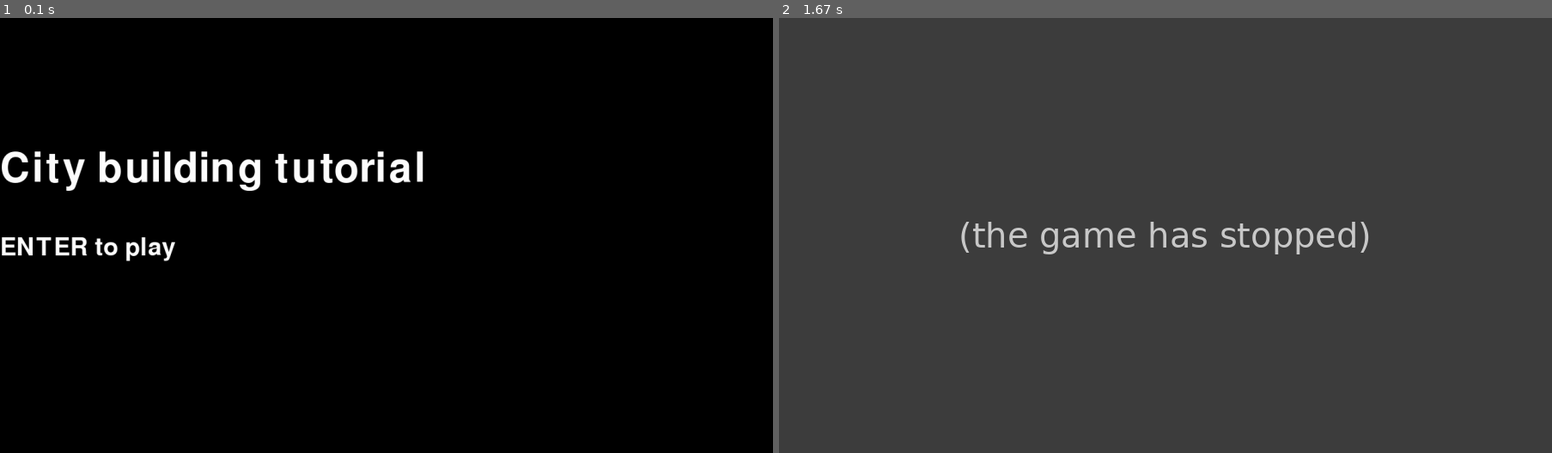
Above: before the commit, frames 1-2 (left to right).
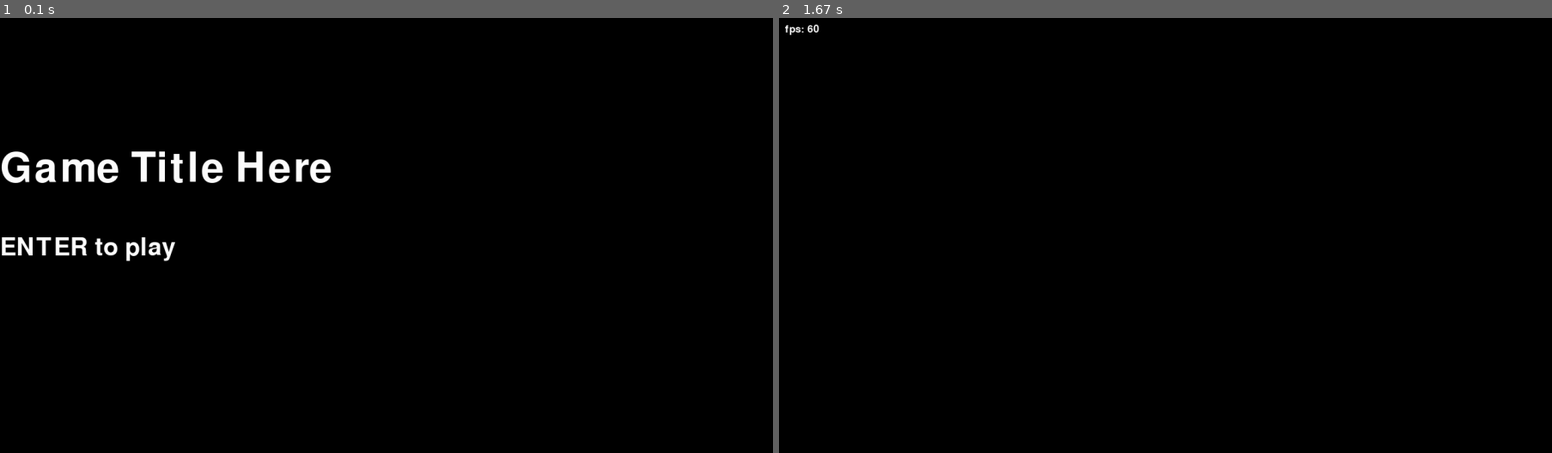
Above: after the commit, the same moments.

Repository: seffa1/pygame_template
Game: pygame game, started from main.py
The game is run twice, just before and just after one commit, with the same random seed, the same clock (stepped at 60 frames per second) and the same inputs.
Inputs:
- Up to frame 1 (0.1 s): no input
- Up to frame 2 (1.67 s): tap Enter at 0.33 s

The runs differ from the first frame. In frame 1, 1.8% of the frame differs, in the area x 0-55%, y 30-40%; in frame 2, 100%, in the area x 0-100%, y 0-100%.
Error before the commit: AttributeError: 'Game' object has no attribute 'camera' (game.py line 30); the game stopped at 0.35 s (later frames are placeholders)

Commit message:
Basic Pygame template with start and pause menu

Diff:
--- a/game/game.py
+++ b/game/game.py
@@ -27,16 +27,10 @@
                     self.playing = False
 
     def update(self):
-        self.camera.update()
-        self.hud.update()
-        self.world.update(self.camera)
+        pass
 
     def draw(self):
         self.screen.fill((0, 0, 0))
-        self.world.draw(self.screen, self.camera)
-
-
-        self.hud.draw(self.screen)
 
         draw_text(
             self.screen,
--- a/game/menu.py
+++ b/game/menu.py
@@ -36,7 +36,7 @@
         self.screen.fill((0, 0, 0))
 
         draw_text(self.screen,
-                  'City building tutorial',
+                  'Game Title Here',
                   100,
                   (255, 255, 255),
                   (0, self.screen_size[1]*0.3)
